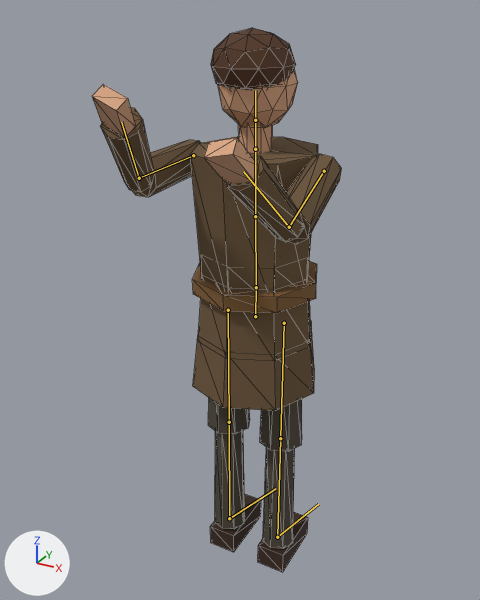
Two versions of the glTF model assets/models/villager.glb, one commit apart.
One viewpoint serves both versions: a 50 mm camera at (0.88, -1.703, 1.847) aimed at (-0.059, 0.003, 0.994). The lights are fixed; the arrows at lower left show +X, +Y and +Z. The picture after the commit comes second. Both versions are drawn at frame 4 of the action 'hoe'; the numbers are the values there. The bones that change, and the others that lie on the model, are drawn over the model as lines. Mesh edges are drawn as thin lines.

In view in the first picture: 'body'.
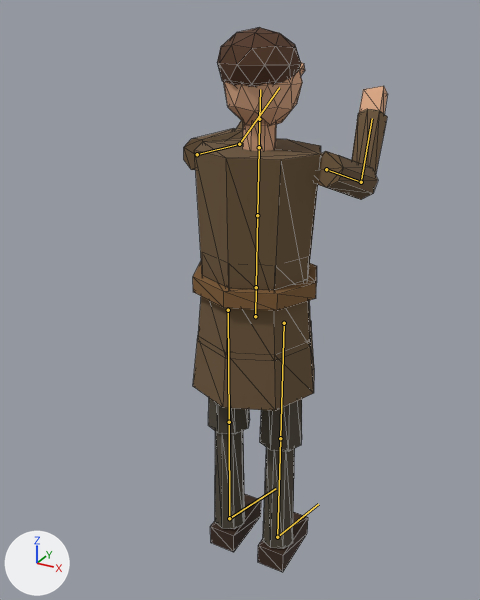
Pixel boxes [x1, y1, x2, y2] of what changed, in the pictures (480 x 600 px):
```json
{"object": "body", "change": "posed", "before": [92, 28, 342, 572], "after": [184, 27, 388, 572], "on screen": "18% narrower"}
{"bone": "spine", "before": "(256, 287) to (255, 216)", "after": "(256, 287) to (257, 215)"}
{"bone": "upper_arm.R", "before": "(324, 171) to (289, 227)", "after": "(326, 169) to (361, 182)"}
{"bone": "lower_arm.R", "before": "(289, 227) to (243, 171)", "after": "(361, 182) to (372, 118)"}
{"bone": "upper_arm.L", "before": "(193, 155) to (139, 178)", "after": "(197, 154) to (239, 144)"}
{"bone": "lower_arm.L", "before": "(139, 178) to (121, 122)", "after": "(239, 144) to (279, 87)"}
```

The change, as JSON lines over the scene's bpy script:
```json
{"block": "bone_spine", "where": "bone_spine = bpy.data.objects['villager'].pose.bones['spine']  # child of 'hips'"}
{"op": "set", "path": "bone_spine.rotation_quaternion", "old": "(1.0, 0.013, 0.0, 0.0)", "new": "(1.0, -0.013, 0.0, 0.0)", "note": "degrees (1, 0, 0) -> degrees (-1, 0, 0)"}
{"block": "bone_upper_arm_r", "where": "bone_upper_arm_r = bpy.data.objects['villager'].pose.bones['upper_arm.R']  # child of 'chest'"}
{"op": "set", "path": "bone_upper_arm_r.rotation_quaternion", "old": "(0.804, -0.586, 0.06, -0.083)", "new": "(-0.804, -0.586, 0.06, 0.083)", "note": "degrees (-72, 0, -12) -> degrees (72, 0, -12)"}
{"block": "bone_lower_arm_r", "where": "bone_lower_arm_r = bpy.data.objects['villager'].pose.bones['lower_arm.R']  # child of 'upper_arm.R'"}
{"op": "set", "path": "bone_lower_arm_r.rotation_quaternion", "old": "(0.844, -0.536, 0.0, 0.0)", "new": "(0.844, 0.536, 0.0, 0.0)", "note": "degrees (-65, 0, 0) -> degrees (65, 0, 0)"}
{"block": "bone_upper_arm_l", "where": "bone_upper_arm_l = bpy.data.objects['villager'].pose.bones['upper_arm.L']  # child of 'chest'"}
{"op": "set", "path": "bone_upper_arm_l.rotation_quaternion", "old": "(0.701, -0.686, -0.136, 0.139)", "new": "(-0.701, -0.686, -0.136, -0.139)", "note": "degrees (-89, 0, 22) -> degrees (89, 0, 22)"}
{"block": "bone_lower_arm_l", "where": "bone_lower_arm_l = bpy.data.objects['villager'].pose.bones['lower_arm.L']  # child of 'upper_arm.L'"}
{"op": "set", "path": "bone_lower_arm_l.rotation_quaternion", "old": "(0.891, -0.454, 0.0, 0.0)", "new": "(0.891, 0.454, 0.0, 0.0)", "note": "degrees (-54, 0, 0) -> degrees (54, 0, 0)"}
```
